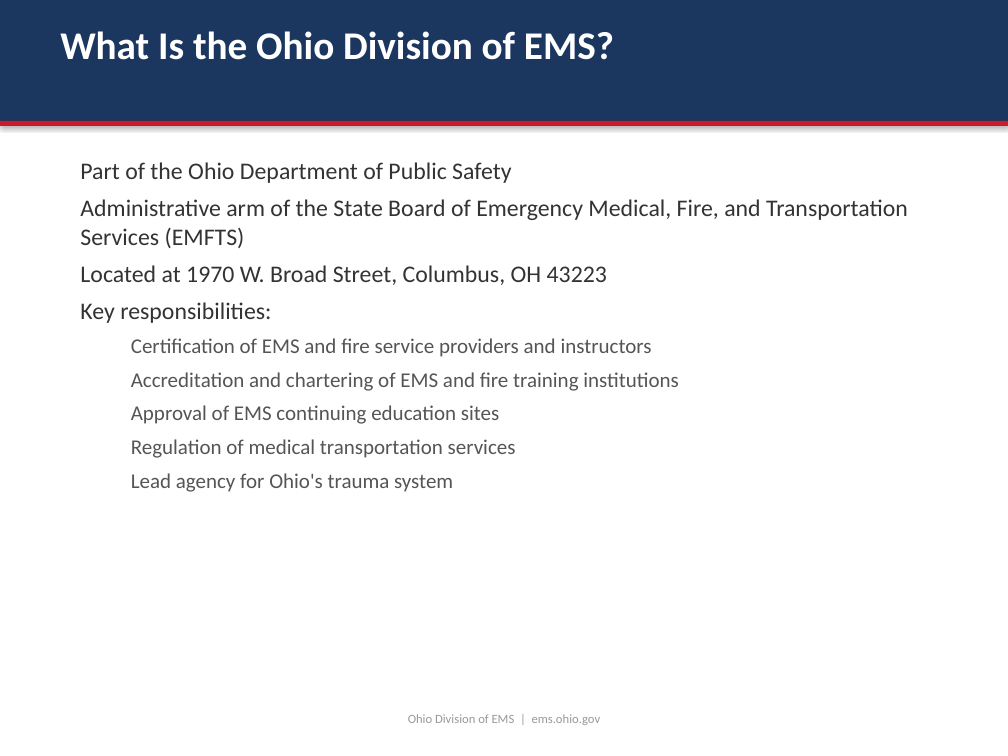
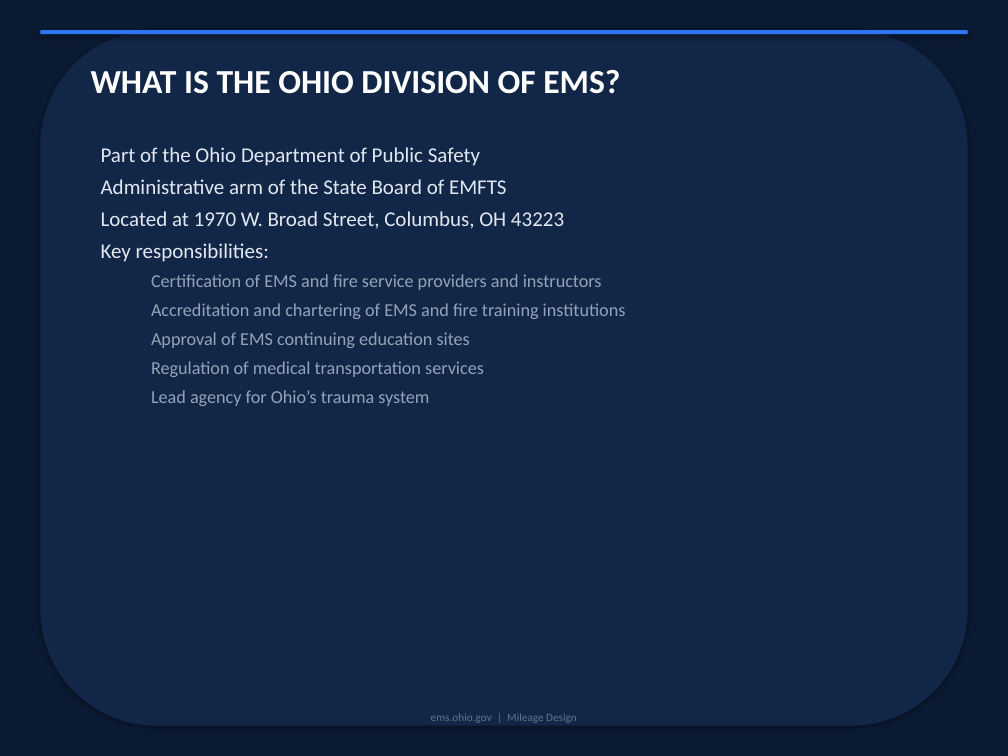
Before and after one commit to bbishilany/nicks-capstone, a slide deck: slide 4 of Ohio-Division-of-EMS-Presentation.pptx. Drawn at 1008x756 pixels with LibreOffice and Linux fonts; fonts in the diff are those of the drawing. Boxes give left, top, right and bottom in pixels: in the first picture for what was removed or moved away, otherwise in the second. Text is boxed around its words. In the diff, an @@ line names an element or a change of style, - is before the commit and + after.

```diff
--- a/Ohio-Division-of-EMS-Presentation.pptx
+++ b/Ohio-Division-of-EMS-Presentation.pptx
@@ background #FFFFFF to #0B1A33 @@
@@ rectangle removed at (x1=0, y1=0, x2=1008, y2=121) @@
@@ rectangle resized from (x1=0, y1=121, x2=1008, y2=126) to (x1=40, y1=30, x2=968, y2=34) @@
@@ rectangle at (x1=40, y1=30, x2=968, y2=34): fill #CE1A2B to #2E75F7 @@
@@ rounded rectangle added at (x1=40, y1=30, x2=968, y2=726), fill #122647 @@
@@ text at (x1=91, y1=69, x2=620, y2=94): text changed; size 28 to 24 pt @@
-What Is the Ohio Division of EMS?
+WHAT IS THE OHIO DIVISION OF EMS?
@@ text "Part of the Ohio Department ..." moved from (x1=80, y1=162, x2=908, y2=492) to (x1=101, y1=147, x2=626, y2=406) @@
@@ text at (x1=101, y1=147, x2=626, y2=377): size 17 to 15 pt, text colour #333333 to #E2E8F0 in "Part of the Ohio Department of Public ...", "Located at 1970 W. Broad Street, Columbus, ...", "Key responsibilities:"; size 15 to 13 pt, text colour #555555 to #94A3B8 in "Certification of EMS and fire service providers ...", "Accreditation and chartering of EMS and fire ...", "Approval of EMS continuing education sites", "Regulation of medical transportation services"; less space between paragraphs @@
@@ text at (x1=101, y1=179, x2=507, y2=194): text changed; size 17 to 15 pt; text colour #333333 to #E2E8F0 @@
-Administrative arm of the State Board of Emergency Medical, Fire, and Transportation Services (EMFTS)
+Administrative arm of the State Board of EMFTS
@@ text at (x1=151, y1=390, x2=429, y2=406): text changed; size 15 to 13 pt; text colour #555555 to #94A3B8 @@
-  Lead agency for Ohio's trauma system
+  Lead agency for Ohio’s trauma system
@@ text at (x1=431, y1=713, x2=577, y2=723): text changed; size 9 to 8 pt; text colour #999999 to #64748B @@
-Ohio Division of EMS | ems.ohio.gov
+ems.ohio.gov | Mileage Design
```
Also in this commit, not shown: 29 other slides changed, 7 other files.
